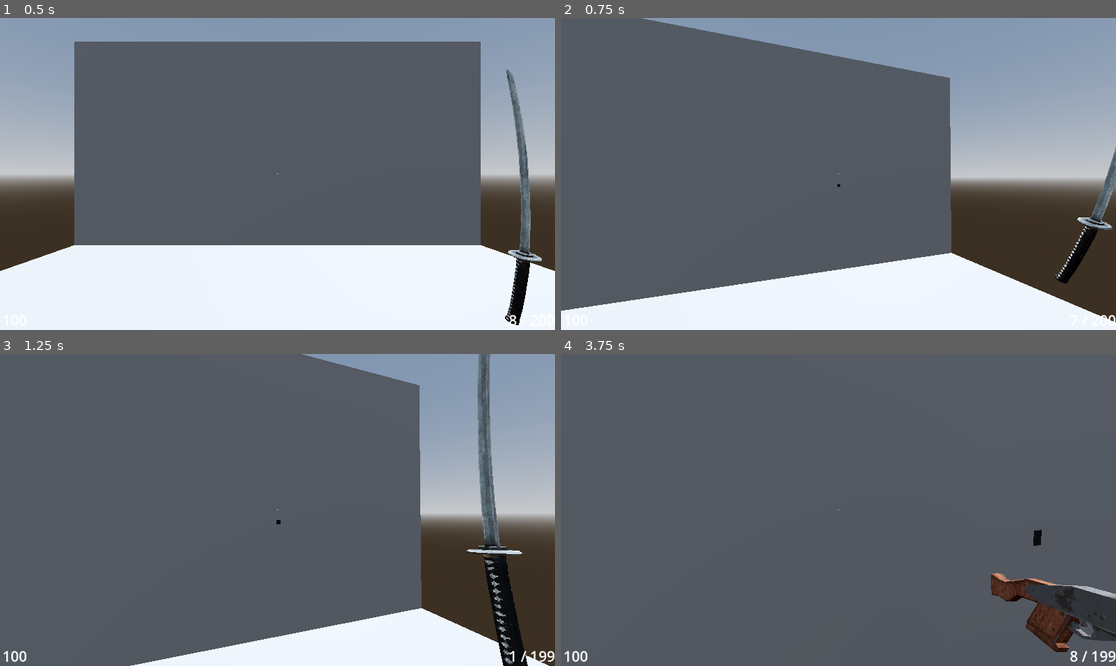
Above: before the commit, frames 1-4 (two rows, left to right).
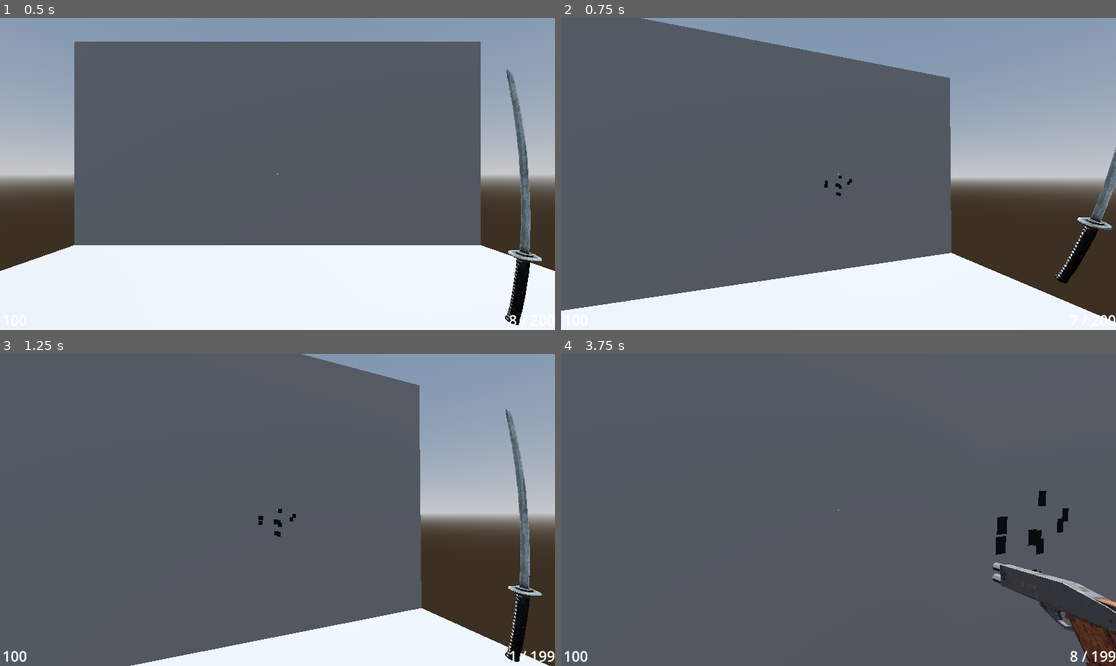
Above: after the commit, the same moments.

Repository: pobertt/Bigmode-Game-Jam-2025
Game: Godot game, scene res://map/world.tscn
Same seed, same stepped clock (60 frames per second), same inputs: the game is played once before the commit and once after it.
Inputs (mouse positions are in pixels of both pictures, inside the frame that each line leads up to):
- Up to frame 1 (0.5 s): no input
- Up to frame 2 (0.75 s): tap Enter (ui_accept) at 0.5 s; move the mouse to (866, 174) at 0.52 s; press the mouse at (866, 174) at 0.53 s; hold W (forward) from 0.53 s (still down)
- Up to frame 3 (1.25 s): keep holding W (forward); tap Enter (ui_accept) at 0.77 s; tap 1 (gun_slot_1) at 0.8 s
- Up to frame 4 (3.75 s): keep holding W (forward); move the mouse to (810, 510) at 1.27 s; release the mouse at (810, 510) at 1.28 s; tap 1 (gun_slot_1) at 1.35 s; tap Enter (ui_accept) at 1.52, 3.02, 3.5 s; tap 2 (gun_slot_2) at 1.55 s; move the mouse to (849, 503) at 2.02 s; hold 2 (gun_slot_2) 2.03-2.78 s; tap 3 (gun_slot_3) at 2.3, 2.85 s; move the mouse to (832, 516) at 2.77 s; tap 4 (gun_slot_4) at 3.05 s; move the mouse to (877, 513) at 3.52 s; hold 4 (gun_slot_4) from 3.53 s (still down)

Frame 1 is identical in both runs. In frame 2, less than 0.1% of the frame differs, in the area x 47-53%, y 50-58%; in frame 3, 4.1%, in the area x 46-98%, y 0-100%; in frame 4, 3.5%.

Commit message:
shotgun spread works 1 INDENT!

Diff:
--- a/bigmodegamejam2025/player/player.gd
+++ b/bigmodegamejam2025/player/player.gd
@@ -13,7 +13,7 @@
 # Stats
 
 # Guns
-var current_gun : Gun = SHOTGUN
+@export var current_gun : Gun = SHOTGUN
 var can_shoot : bool = true
 var is_reloading : bool = false
 var current_bullets : int = current_gun.max_mag
@@ -59,16 +59,12 @@
 	# Swap Guns
 	if event.is_action_pressed("gun_slot_1") and is_reloading == false and Global.check_menus() == false:
 		switch_weapon(MELEE)
-		weapon_holder.set_scale(Vector3(2,2,2))
 	if event.is_action_pressed("gun_slot_2") and is_reloading == false and Global.check_menus() == false:
 		switch_weapon(PISTOL)
-		weapon_holder.set_scale(Vector3(1,1,1))
 	if event.is_action_pressed("gun_slot_3") and is_reloading == false and Global.check_menus() == false:
 		switch_weapon(SHOTGUN)
-		weapon_holder.set_scale(Vector3(1,1,1))
 	if event.is_action_pressed("gun_slot_4") and is_reloading == false and Global.check_menus() == false:
 		switch_weapon(SMG)
-		weapon_holder.set_scale(Vector3(1,1,1))
 
 func _process(delta: float) -> void:
 	if Input.is_action_just_pressed("quit"):
@@ -82,8 +78,7 @@
 	# Automatic
 	if Input.is_action_pressed("attack") and current_gun.automatic == true and Global.check_menus() == false and current_gun != MELEE:
 		gun.shoot()
-	if Input.is_action_pressed("attack") and Global.check_menus() == false and current_gun == MELEE:
-		gun.melee()
+
 	# Add the gravity.
 	if not is_on_floor():
 		velocity += get_gravity() * delta
--- a/bigmodegamejam2025/player/weapon_holder.gd
+++ b/bigmodegamejam2025/player/weapon_holder.gd
@@ -4,8 +4,6 @@
 @onready var anim_player: AnimationPlayer = $AnimationPlayer
 
 signal reload
-
-signal melee_finished
 
 func update_mesh(new_mesh : ArrayMesh):
 	print("updating mesh")
@@ -19,6 +17,3 @@
 
 func reload_finished():
 	reload.emit()
-
-func melee_fin():
-	melee_finished.emit()
--- a/bigmodegamejam2025/player/weapon_holder.tscn
+++ b/bigmodegamejam2025/player/weapon_holder.tscn
@@ -28,6 +28,34 @@
 "transitions": PackedFloat32Array(1),
 "update": 0,
 "values": [Vector3(0, -3.14159, 0)]
+}
+
+[sub_resource type="Animation" id="Animation_q0c5d"]
+resource_name = "idle"
+loop_mode = 1
+tracks/0/type = "value"
+tracks/0/imported = false
+tracks/0/enabled = true
+tracks/0/path = NodePath("Weapon:position")
+tracks/0/interp = 1
+tracks/0/loop_wrap = true
+tracks/0/keys = {
+"times": PackedFloat32Array(0, 0.5),
+"transitions": PackedFloat32Array(-2, -2),
+"update": 0,
+"values": [Vector3(0, 0, 0), Vector3(0, -5.96046e-08, 0)]
+}
+tracks/1/type = "value"
+tracks/1/imported = false
+tracks/1/enabled = true
+tracks/1/path = NodePath("Weapon:rotation")
+tracks/1/interp = 1
+tracks/1/loop_wrap = true
+tracks/1/keys = {
+"times": PackedFloat32Array(0, 0.5),
+"transitions": PackedFloat32Array(-2, -2),
+"update": 0,
+"values": [Vector3(0, -3.14159, 0), Vector3(0.0349066, -3.14159, 0.0349066)]
 }
 
 [sub_resource type="Animation" id="Animation_22mcp"]
@@ -100,110 +128,10 @@
 "values": [Vector3(0, -3.14159, 0), Vector3(-0.567554, -3.14159, -1.65383e-06), Vector3(0, -3.14159, 0)]
 }
 
-[sub_resource type="Animation" id="Animation_q0c5d"]
-resource_name = "idle"
-loop_mode = 1
-tracks/0/type = "value"
-tracks/0/imported = false
-tracks/0/enabled = true
-tracks/0/path = NodePath("Weapon:position")
-tracks/0/interp = 1
-tracks/0/loop_wrap = true
-tracks/0/keys = {
-"times": PackedFloat32Array(0, 0.5),
-"transitions": PackedFloat32Array(-2, -2),
-"update": 0,
-"values": [Vector3(0, 0, 0), Vector3(0, -5.96046e-08, 0)]
-}
-tracks/1/type = "value"
-tracks/1/imported = false
-tracks/1/enabled = true
-tracks/1/path = NodePath("Weapon:rotation")
-tracks/1/interp = 1
-tracks/1/loop_wrap = true
-tracks/1/keys = {
-"times": PackedFloat32Array(0, 0.5),
-"transitions": PackedFloat32Array(-2, -2),
-"update": 0,
-"values": [Vector3(0, -3.14159, 0), Vector3(0.0349066, -3.14159, 0.0349066)]
-}
-
-[sub_resource type="Animation" id="Animation_kjxse"]
-resource_name = "melee_idle"
-loop_mode = 1
-tracks/0/type = "value"
-tracks/0/imported = false
-tracks/0/enabled = true
-tracks/0/path = NodePath("Weapon:rotation")
-tracks/0/interp = 1
-tracks/0/loop_wrap = true
-tracks/0/keys = {
-"times": PackedFloat32Array(0, 0.5),
-"transitions": PackedFloat32Array(-2, -2),
-"update": 0,
-"values": [Vector3(0, 0, 0), Vector3(-0.151093, 0, 0)]
-}
-tracks/1/type = "value"
-tracks/1/imported = false
-tracks/1/enabled = true
-tracks/1/path = NodePath("Weapon:position")
-tracks/1/interp = 1
-tracks/1/loop_wrap = true
-tracks/1/keys = {
-"times": PackedFloat32Array(0, 0.5),
-"transitions": PackedFloat32Array(-2, -2),
-"update": 0,
-"values": [Vector3(0, 0, 0), Vector3(0, -0.024784, 0)]
-}
-
-[sub_resource type="Animation" id="Animation_1wh3w"]
-resource_name = "melee"
-length = 0.4
-tracks/0/type = "value"
-tracks/0/imported = false
-tracks/0/enabled = true
-tracks/0/path = NodePath("Weapon:position")
-tracks/0/interp = 1
-tracks/0/loop_wrap = true
-tracks/0/keys = {
-"times": PackedFloat32Array(0, 0.2, 0.4),
-"transitions": PackedFloat32Array(-2, -2, -2),
-"update": 0,
-"values": [Vector3(0, 0, 0), Vector3(1.7842, 0, 0), Vector3(0, 0, 0)]
-}
-tracks/1/type = "value"
-tracks/1/imported = false
-tracks/1/enabled = true
-tracks/1/path = NodePath("Weapon:rotation")
-tracks/1/interp = 1
-tracks/1/loop_wrap = true
-tracks/1/keys = {
-"times": PackedFloat32Array(0, 0.2, 0.4),
-"transitions": PackedFloat32Array(-2, -2, -2),
-"update": 0,
-"values": [Vector3(0, 0, 0), Vector3(0.0325827, 2.00197, 1.25891), Vector3(0, 0, 0)]
-}
-tracks/2/type = "method"
-tracks/2/imported = false
-tracks/2/enabled = true
-tracks/2/path = NodePath(".")
-tracks/2/interp = 1
-tracks/2/loop_wrap = true
-tracks/2/keys = {
-"times": PackedFloat32Array(0.4),
-"transitions": PackedFloat32Array(1),
-"values": [{
-"args": [],
-"method": &"melee_fin"
-}]
-}
-
 [sub_resource type="AnimationLibrary" id="AnimationLibrary_d3dpk"]
 _data = {
 "RESET": SubResource("Animation_wjf1v"),
 "idle": SubResource("Animation_q0c5d"),
-"melee": SubResource("Animation_1wh3w"),
-"melee_idle": SubResource("Animation_kjxse"),
 "recoil": SubResource("Animation_22mcp"),
 "reload": SubResource("Animation_xebo6")
 }
--- a/bigmodegamejam2025/systems/gun_system.gd
+++ b/bigmodegamejam2025/systems/gun_system.gd
@@ -1,4 +1,5 @@
 extends Node
+class_name GunSystem
 
 @export var parent : CharacterBody3D
 @onready var cooldown_timer: Timer = $CooldownTimer
@@ -8,14 +9,11 @@
 func player_ready():
 	if parent.name == "Player":
 		parent.weapon_holder.reload.connect(player_reload)
-		parent.weapon_holder.melee_finished.connect(melee_fin)
 
 		current_gun = parent.current_gun
 
 		if parent.is_reloading == false and current_gun.type != Gun.GunType.MELEE:
 			parent.weapon_holder.play_gun_anim("idle") # Keeps playing it from the beginning and new finishes the anim
-		else:
-			parent.weapon_holder.play_gun_anim("melee_idle")
 
 func shoot():
 	current_gun = parent.current_gun
@@ -71,6 +69,7 @@
 func get_bullet_raycasts():
 	current_gun = parent.current_gun
 
+
 	var bullet_raycast = parent.bullet_raycast
 	var valid_bullets : Array[Dictionary]
 
@@ -98,13 +97,8 @@
 			# Add valid bullet data to array (getting each individual bullet cause shotgun init)
 			valid_bullets.append(valid_bullet)
 
-		# Send valid bullet data
-		return valid_bullets
-
-
-func melee():
-	print("melee called")
-	parent.weapon_holder.play_gun_anim("melee")
+	# Send valid bullet data
+	return valid_bullets
 
 func _on_cooldown_timer_timeout() -> void:
 	parent.can_shoot = true
@@ -143,6 +137,3 @@
 	parent.is_reloading = false
 	parent.weapon_holder.play_gun_anim("idle")
 	Global.update_hud.emit()
-
-func melee_fin():
-	parent.weapon_holder.play_gun_anim("melee_idle")
Not shown: 1 places in bigmodegamejam2025/player/weapon_holder.tscn that only renumber resources
